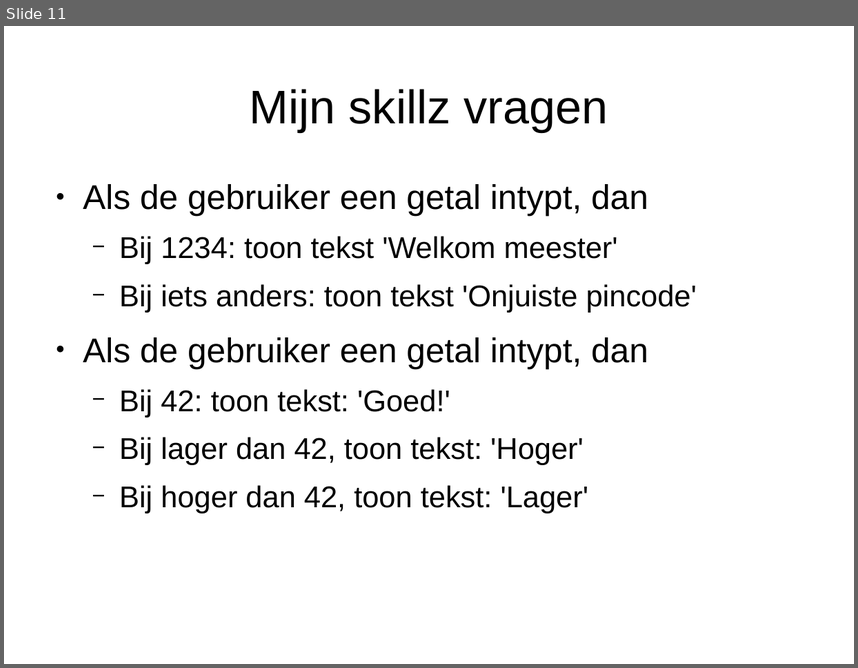
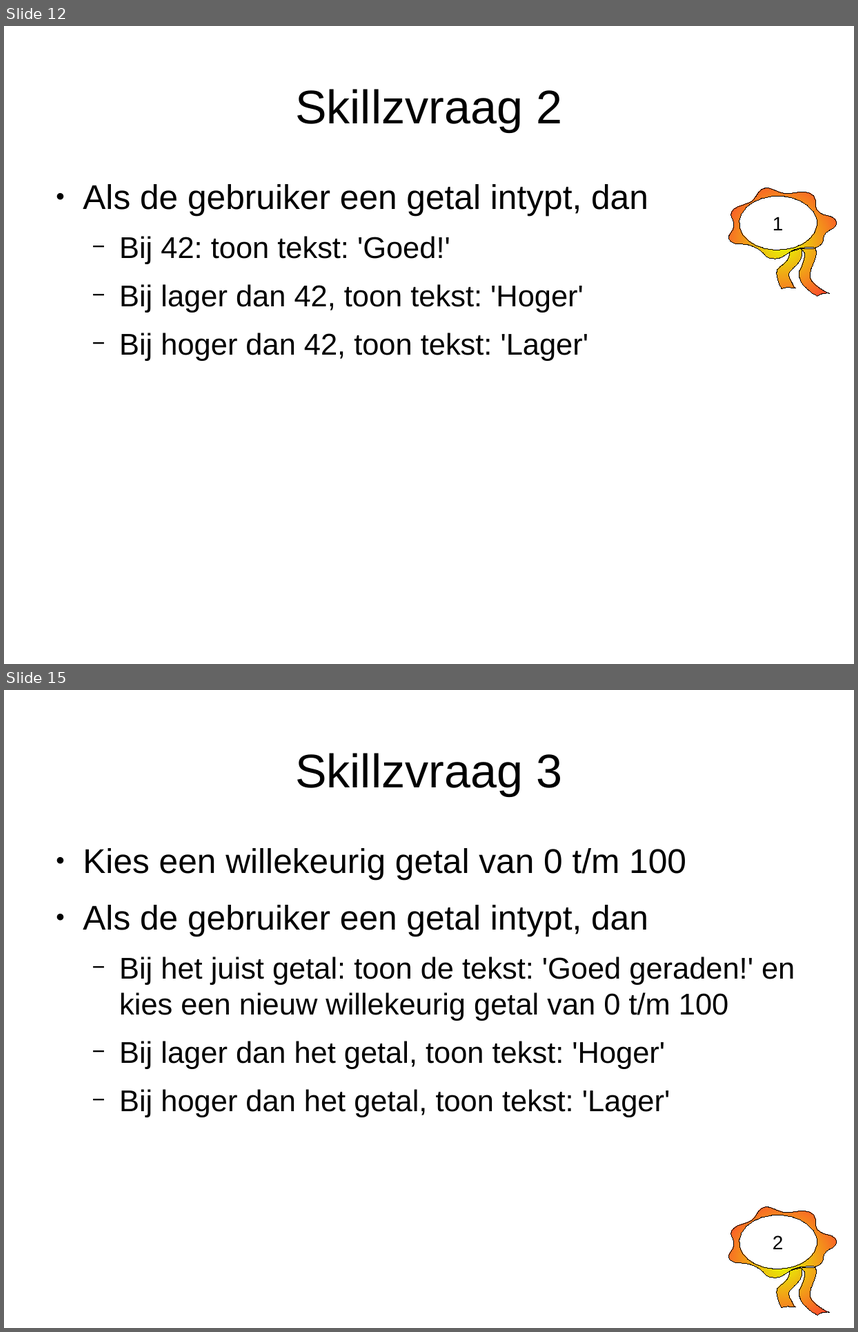
Before and after one commit to djog/arduino_cursus, a slide deck: Presentaties/Programmeren1.odp. Shown one above the other, each under a label of ours: slide 11 before the commit, slides 12 and 15 after it; the slides between them are not shown. The pictures are 858x668 and 858x1332 pixels, drawn with LibreOffice and Linux fonts; fonts in the diff are those of the drawing. Boxes give left, top, right and bottom in pixels: in the first picture for what was removed or moved away, otherwise in the second. Text is boxed around its words. In the diff, an @@ line names an element or a change of style, - is before the commit and + after.

```diff
--- a/Presentaties/Programmeren1.odp
+++ b/Presentaties/Programmeren1.odp
@@ slide 15 added at [4, 690, 854, 1328], background #FFFFFF @@
@@ title added at [295, 753, 562, 796], 44 pt, text #000000 @@
+Skillzvraag 3
@@ text added at [83, 848, 795, 1117], 28 pt, text #000000 @@
+● Kies een willekeurig getal van 0 t/m 100
+● Als de gebruiker een getal intypt, dan
+  − Bij het juist getal: toon de tekst: 'Goed geraden!' en kies een nieuw willekeurig getal van 0 t/m 100
+  − Bij lager dan het getal, toon tekst: 'Hoger'
+  − Bij hoger dan het getal, toon tekst: 'Lager'
@@ freeform shape added at [729, 1207, 837, 1315], fill gradient #E6FF00 to #FF3333, outline #000000 0 pt, 18 pt, text #000000 @@
+2
@@ what was slide 11 is now slide 12 @@
@@ slide 12 changed as well @@
@@ title at [295, 89, 562, 132]: text changed @@
-Mijn skillz vragen
+Skillzvraag 2
@@ text "Als de gebruiker een getal ..." at [83, 184, 648, 361]: highlight #FFFFFF to none @@
@@ text at [83, 184, 697, 312]: paragraphs removed @@
-● Als de gebruiker een getal intypt, dan
-  − Bij 1234: toon tekst 'Welkom meester'
-  − Bij iets anders: toon tekst 'Onjuiste pincode'
@@ freeform shape added at [729, 188, 837, 296], fill gradient #E6FF00 to #FF3333, outline #000000 0 pt, 18 pt, text #000000 @@
+1
```
Also in this commit, not shown: 10 other slides changed, 4 other slides added.
